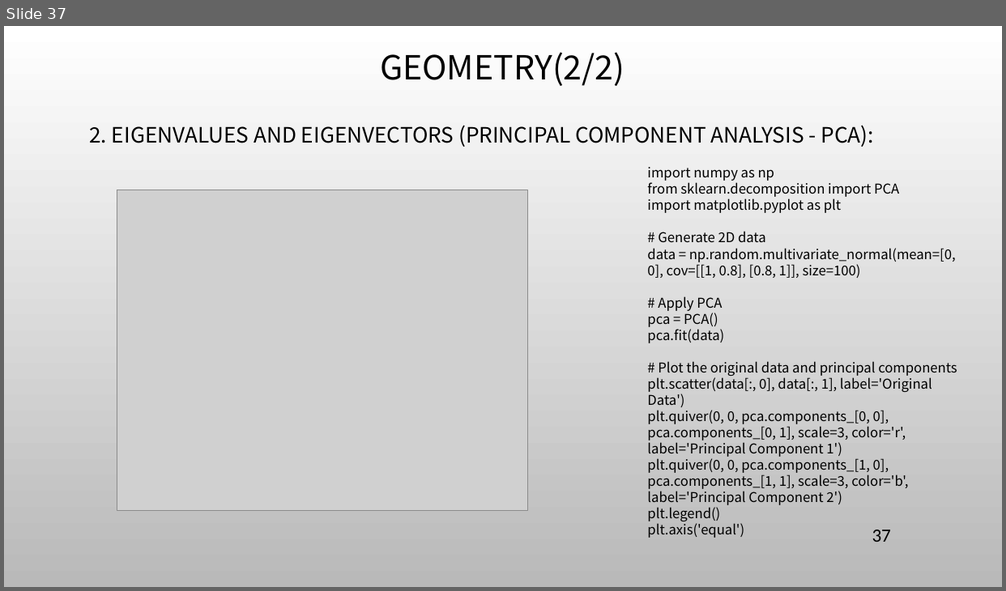
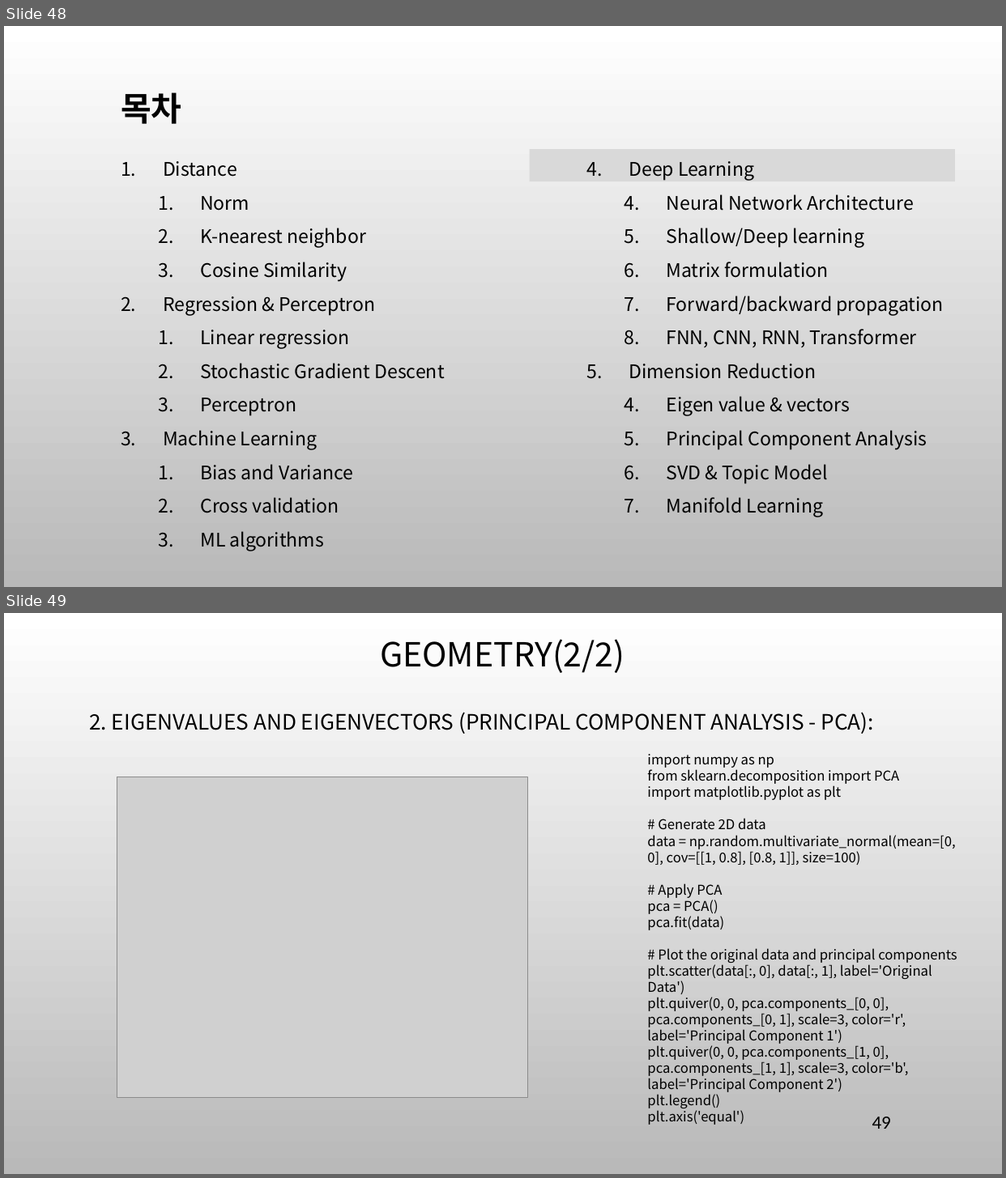
Before and after one commit to ancestor9/mathematics-for-machine-learning, a slide deck: 7_Applications of mathematics.pptx. Shown one above the other, each under a label of ours: slide 37 before the commit, slides 48 and 49 after it. The pictures are 1006x591 and 1006x1178 pixels, drawn with LibreOffice and Linux fonts; fonts in the diff are those of the drawing; grey boxes stand for pictures; background and template pictures are left out. Boxes give left, top, right and bottom in pixels: in the first picture for what was removed or moved away, otherwise in the second. Text is boxed around its words. In the diff, an @@ line names an element or a change of style, - is before the commit and + after.

```diff
--- a/7_Applications of mathematics.pptx
+++ b/7_Applications of mathematics.pptx
@@ slide 48 added at [4, 26, 1002, 587], background picture (left out) @@
@@ text added at [121, 92, 182, 124], 32 pt, text #000000, bold @@
+목차
@@ text added at [163, 161, 444, 551], 18 pt, text #000000 @@
+1. Distance
+  1. Norm
+  2. K-nearest neighbor
+  3. Cosine Similarity
+2. Regression & Perceptron
+  1. Linear regression
+  2. Stochastic Gradient Descent
+  3. Perceptron
+3. Machine Learning
+  1. Bias and Variance
+  2. Cross validation
+  3. ML algorithms
@@ rectangle added at [530, 149, 955, 182], fill #D9D9D9 @@
@@ text added at [629, 161, 944, 518], 18 pt, text #000000 @@
+4. Deep Learning
+  4. Neural Network Architecture
+  5. Shallow/Deep learning
+  6. Matrix formulation
+  7. Forward/backward propagation
+  8. FNN, CNN, RNN, Transformer
+5. Dimension Reduction
+  4. Eigen value & vectors
+  5. Principal Component Analysis
+  6. SVD & Topic Model
+  7. Manifold Learning
@@ what was slide 37 is now slide 49 @@
@@ page number at [872, 1117, 891, 1129]: text changed @@
-37
+49
```
Also in this commit, not shown: 2 slides changed, 11 other slides added.
